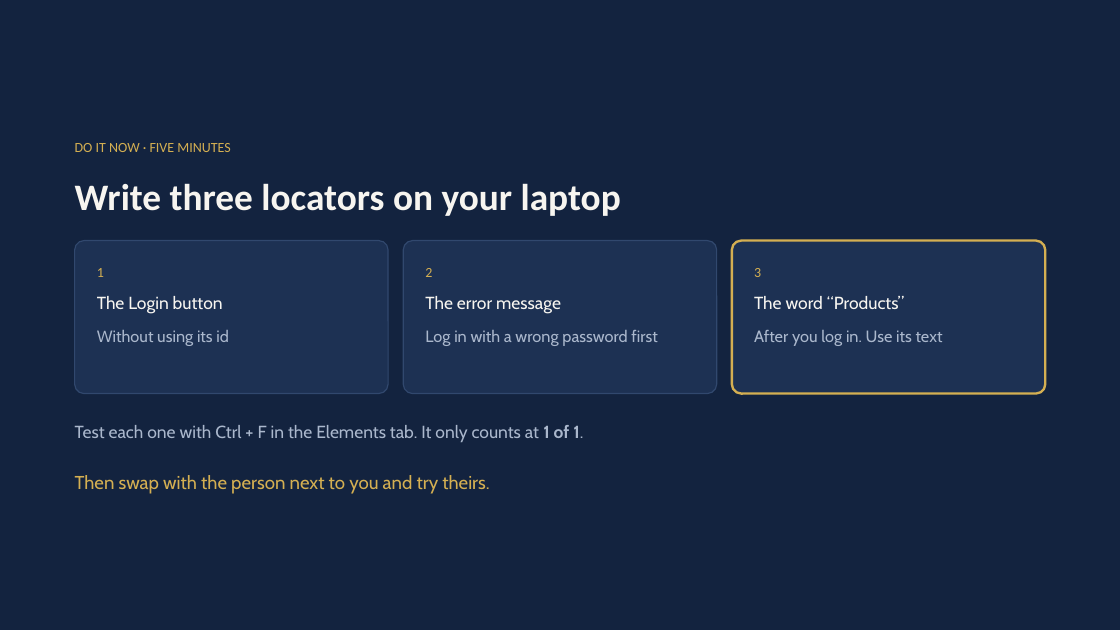
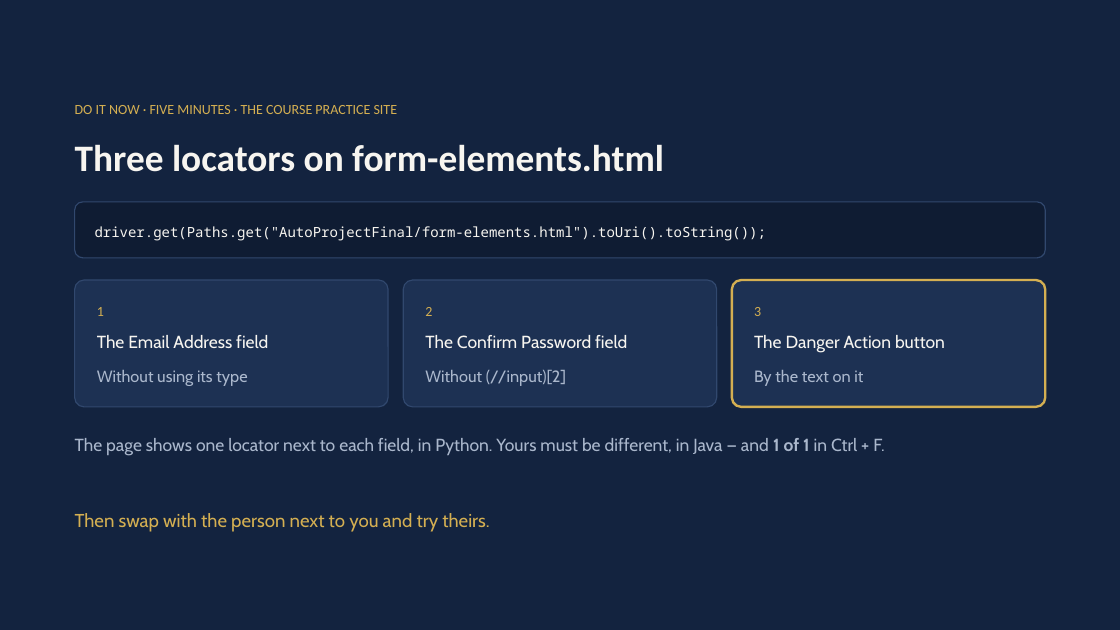
Before and after one commit to MohamedShehab280/software-testing, a slide deck: slide 12 of week-04/Week 4 - Locators and Assertions.pptx. Drawn at 1120x630 pixels with LibreOffice and Linux fonts; fonts in the diff are those of the drawing. Boxes give left, top, right and bottom in pixels: in the first picture for what was removed or moved away, otherwise in the second. Text is boxed around its words. In the diff, an @@ line names an element or a change of style, - is before the commit and + after.

Commit message:
Week 4: in-class activity on the course practice site

```diff
--- a/week-04/Week 4 - Locators and Assertions.pptx
+++ b/week-04/Week 4 - Locators and Assertions.pptx
@@ text at [75, 105, 398, 114]: text changed @@
-DO IT NOW · FIVE MINUTES
+DO IT NOW · FIVE MINUTES · THE COURSE PRACTICE SITE
@@ text at [75, 144, 664, 172]: text changed @@
-Write three locators on your laptop
+Three locators on form-elements.html
@@ rounded rectangle added at [75, 202, 1046, 258], fill #0F1C33, outline #31486E 1 pt @@
@@ text added at [95, 226, 767, 241], 12 pt, text #F7F5F0 @@
+driver.get(Paths.get("AutoProjectFinal/form-elements.html").toUri().toString());
@@ rounded rectangle: place and size @@
-rounded rectangle at [75, 240, 388, 393]
+rounded rectangle at [75, 280, 388, 407]
@@ proportions changed in 3 elements at [75, 280, 388, 407], [732, 280, 1045, 407], [403, 280, 717, 407] @@
@@ rounded rectangle: place and size @@
-rounded rectangle at [403, 240, 717, 393]
+rounded rectangle at [403, 280, 717, 407]
@@ rounded rectangle: place and size @@
-rounded rectangle at [732, 240, 1045, 393]
+rounded rectangle at [732, 280, 1045, 407]
@@ 4 texts: place and size @@
-4 texts at [75, 268, 761, 494]
+4 texts at [75, 307, 761, 532]
@@ text at [97, 335, 268, 348]: text changed @@
-The Login button
+The Email Address field
@@ text at [425, 335, 627, 349]: text changed @@
-The error message
+The Confirm Password field
@@ text removed at [425, 330, 657, 346] @@
-Log in with a wrong password first
@@ text at [754, 335, 945, 353]: text changed @@
-The word “Products”
+The Danger Action button
@@ text removed at [754, 330, 943, 346] @@
-After you log in. Use its text
@@ text at [97, 370, 247, 386]: text changed @@
-Without using its id
+Without using its type
@@ text added at [425, 370, 566, 386], 14 pt, text #AAB7CC @@
+Without (//input)[2]
@@ text added at [754, 370, 863, 386], 14 pt, text #AAB7CC @@
+By the text on it
@@ text removed at [75, 425, 583, 442] @@
-Test each one with Ctrl + F in the Elements tab. It only counts at 1 of 1.
@@ text added at [75, 438, 885, 455], 15 pt, text #AAB7CC @@
+The page shows one locator next to each field, in Python. Yours must be different, in Java — and 1 of 1 in Ctrl + F.
```
